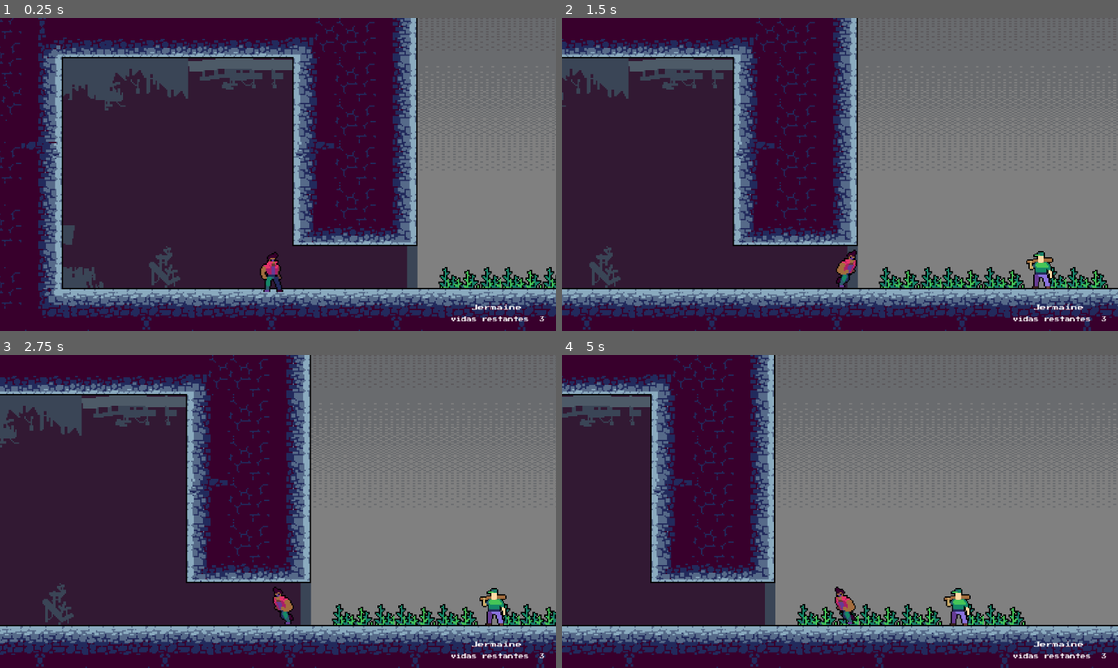
Above: before the commit, frames 1-4 (two rows, left to right).
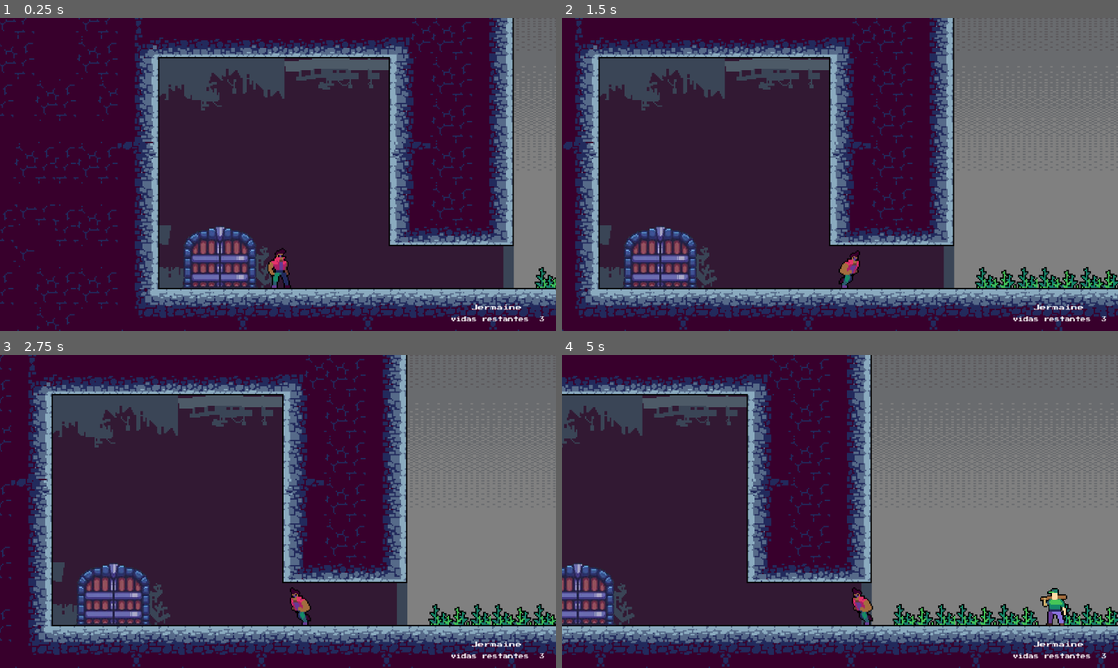
Above: after the commit, the same moments.

Repository: JajoScript/Jermaine
Game: Godot game, scene res://src/levels/Mundo 02/mundo_02.tscn
Two runs of this game, one before a commit and one after it. Both use one fixed random seed, a clock stepped at 60 frames per second and the inputs below. This scene is started directly instead of the project's main scene.
Inputs:
- Up to frame 1 (0.25 s): no input
- Up to frame 2 (1.5 s): tap Enter (ui_accept) at 0.5, 0.77 s; hold D (move_right) from 0.53 s (still down); tap E (interact) at 0.6, 1.35 s
- Up to frame 3 (2.75 s): tap Enter (ui_accept) at 1.52 s; release D (move_right) at 2.03 s; hold A (move_left) from 2.03 s (still down); tap E (interact) at 2.1 s
- Up to frame 4 (5 s): release A (move_left) at 2.78 s; hold D (move_right) 2.78-4.28 s; tap E (interact) at 2.85, 3.6, 4.35 s; tap Enter (ui_accept) at 3.02, 3.77, 4.52 s; hold A (move_left) from 4.28 s (still down)

The runs differ from the first frame. In frame 1, 55% of the frame differs, in the area x 0-100%, y 0-100%; in frame 2, 44%; in frame 3, 46%; in frame 4, 38%.

Commit message:
cambio de niveles

Diff:
--- a/project.godot
+++ b/project.godot
@@ -27,6 +27,15 @@
 window/size/window_width_override=1280
 window/size/window_height_override=720
 window/stretch/mode="viewport"
+
+[editor]
+
+version_control/plugin_name="GitPlugin"
+version_control/autoload_on_startup=true
+
+[editor_plugins]
+
+enabled=PackedStringArray()
 
 [input]
 
--- a/src/characters/jermaine/jermaine.gd
+++ b/src/characters/jermaine/jermaine.gd
@@ -9,7 +9,8 @@
 const gravity := 10
 
 @onready var all_interactions = [];
-@onready var interactLabel = $"Interaction Components/IntereactLabel"
+@onready var interactPanel = $"Interaction Components/IntereactPanel"
+@onready var interactLabel = $"Interaction Components/IntereactPanel/IntereactLabel"
 
 # Metodos.
 func get_axis() -> Vector2:
@@ -55,6 +56,7 @@
 func _process(_delta):
 	# Animaciones
 	$Sprite.play()
+	$"Interaction Components/KeySprite".play()
 
 	# Control del jugador.
 	motion_ctrl();
@@ -71,10 +73,14 @@
 	update_interaction()
 
 func update_interaction():
+	# Mostrar u ocultar el botón de interacción
 	if all_interactions:
-		interactLabel.text = all_interactions[0].interact_label
+		$"Interaction Components/KeySprite".visible = true;
 	else:
+		$"Interaction Components/KeySprite".visible = false;
+		interactPanel.visible = false;
 		interactLabel.text = ""
+
 
 func execute_interaction():
 	if all_interactions:
@@ -82,5 +88,6 @@
 
 		match cur_interaction.interact_type:
 			"print_text":
-				print(cur_interaction.interact_value)
+				$"Interaction Components/KeySprite".visible = false;
+				interactPanel.visible = true;
 				interactLabel.text = cur_interaction.interact_value
--- a/src/characters/jermaine/jermaine.tscn
+++ b/src/characters/jermaine/jermaine.tscn
@@ -9,163 +9,164 @@
 [ext_resource type="Texture2D" uid="uid://pgqx4qn50204" path="res://src/characters/jermaine/sprites/jump.png" id="4_s24bw"]
 [ext_resource type="Texture2D" uid="uid://dbj2vsgt7ot37" path="res://src/characters/jermaine/sprites/run.png" id="5_r4jgo"]
 [ext_resource type="FontFile" uid="uid://o5gd3od23k32" path="res://src/assets/fonts/PressStart2P-Regular.ttf" id="8_fa4lk"]
-
-[sub_resource type="AtlasTexture" id="AtlasTexture_hrdel"]
-atlas = ExtResource("2_lx5b5")
-region = Rect2(0, 0, 48, 48)
-
-[sub_resource type="AtlasTexture" id="AtlasTexture_hvs8j"]
-atlas = ExtResource("2_lx5b5")
-region = Rect2(48, 0, 48, 48)
-
-[sub_resource type="AtlasTexture" id="AtlasTexture_eep1n"]
-atlas = ExtResource("2_lx5b5")
-region = Rect2(96, 0, 48, 48)
-
-[sub_resource type="AtlasTexture" id="AtlasTexture_8qo3w"]
-atlas = ExtResource("2_lx5b5")
-region = Rect2(144, 0, 48, 48)
-
-[sub_resource type="AtlasTexture" id="AtlasTexture_6qk6i"]
-atlas = ExtResource("2_lx5b5")
-region = Rect2(192, 0, 48, 48)
-
-[sub_resource type="AtlasTexture" id="AtlasTexture_8d5g4"]
-atlas = ExtResource("2_lx5b5")
-region = Rect2(240, 0, 48, 48)
-
-[sub_resource type="AtlasTexture" id="AtlasTexture_juado"]
+[ext_resource type="Texture2D" uid="uid://b3j2j4u86k1gh" path="res://src/sprites/e_key/e_kay.png" id="10_iy54x"]
+
+[sub_resource type="AtlasTexture" id="AtlasTexture_sut6k"]
+atlas = ExtResource("2_lx5b5")
+region = Rect2(2, 5, 47, 43)
+
+[sub_resource type="AtlasTexture" id="AtlasTexture_i026q"]
+atlas = ExtResource("2_lx5b5")
+region = Rect2(49, 5, 47, 43)
+
+[sub_resource type="AtlasTexture" id="AtlasTexture_t5brg"]
+atlas = ExtResource("2_lx5b5")
+region = Rect2(96, 5, 47, 43)
+
+[sub_resource type="AtlasTexture" id="AtlasTexture_8paqm"]
+atlas = ExtResource("2_lx5b5")
+region = Rect2(143, 5, 47, 43)
+
+[sub_resource type="AtlasTexture" id="AtlasTexture_kaquh"]
+atlas = ExtResource("2_lx5b5")
+region = Rect2(190, 5, 47, 43)
+
+[sub_resource type="AtlasTexture" id="AtlasTexture_8o1o2"]
+atlas = ExtResource("2_lx5b5")
+region = Rect2(237, 5, 47, 43)
+
+[sub_resource type="AtlasTexture" id="AtlasTexture_edure"]
 atlas = ExtResource("3_nldbp")
-region = Rect2(0, 0, 48, 48)
-
-[sub_resource type="AtlasTexture" id="AtlasTexture_d58ye"]
+region = Rect2(3, 5, 46, 43)
+
+[sub_resource type="AtlasTexture" id="AtlasTexture_wu8rw"]
 atlas = ExtResource("3_nldbp")
-region = Rect2(48, 0, 48, 48)
-
-[sub_resource type="AtlasTexture" id="AtlasTexture_j71fu"]
-atlas = ExtResource("2_u0npj")
-region = Rect2(0, 0, 48, 48)
-
-[sub_resource type="AtlasTexture" id="AtlasTexture_wn5b1"]
-atlas = ExtResource("2_u0npj")
-region = Rect2(48, 0, 48, 48)
-
-[sub_resource type="AtlasTexture" id="AtlasTexture_am2jr"]
-atlas = ExtResource("2_u0npj")
-region = Rect2(96, 0, 48, 48)
-
-[sub_resource type="AtlasTexture" id="AtlasTexture_wqf0c"]
-atlas = ExtResource("2_u0npj")
-region = Rect2(144, 0, 48, 48)
-
-[sub_resource type="AtlasTexture" id="AtlasTexture_a2276"]
-atlas = ExtResource("2_u0npj")
-region = Rect2(192, 0, 48, 48)
-
-[sub_resource type="AtlasTexture" id="AtlasTexture_4nqol"]
-atlas = ExtResource("2_u0npj")
-region = Rect2(240, 0, 48, 48)
-
-[sub_resource type="AtlasTexture" id="AtlasTexture_gkilt"]
-atlas = ExtResource("4_322p1")
-region = Rect2(0, 0, 48, 48)
-
-[sub_resource type="AtlasTexture" id="AtlasTexture_lwstq"]
-atlas = ExtResource("4_322p1")
-region = Rect2(48, 0, 48, 48)
-
-[sub_resource type="AtlasTexture" id="AtlasTexture_xtcg8"]
-atlas = ExtResource("4_322p1")
-region = Rect2(96, 0, 48, 48)
-
-[sub_resource type="AtlasTexture" id="AtlasTexture_fcpgu"]
-atlas = ExtResource("4_322p1")
-region = Rect2(144, 0, 48, 48)
-
-[sub_resource type="AtlasTexture" id="AtlasTexture_guq5q"]
-atlas = ExtResource("4_322p1")
-region = Rect2(192, 0, 48, 48)
-
-[sub_resource type="AtlasTexture" id="AtlasTexture_7vlrg"]
-atlas = ExtResource("4_322p1")
-region = Rect2(240, 0, 48, 48)
-
-[sub_resource type="AtlasTexture" id="AtlasTexture_kkja2"]
+region = Rect2(49, 5, 46, 43)
+
+[sub_resource type="AtlasTexture" id="AtlasTexture_of0dr"]
+atlas = ExtResource("2_u0npj")
+region = Rect2(1, 5, 47, 43)
+
+[sub_resource type="AtlasTexture" id="AtlasTexture_q7srs"]
+atlas = ExtResource("2_u0npj")
+region = Rect2(48, 5, 47, 43)
+
+[sub_resource type="AtlasTexture" id="AtlasTexture_qdg6h"]
+atlas = ExtResource("2_u0npj")
+region = Rect2(95, 5, 47, 43)
+
+[sub_resource type="AtlasTexture" id="AtlasTexture_bgqup"]
+atlas = ExtResource("2_u0npj")
+region = Rect2(142, 5, 47, 43)
+
+[sub_resource type="AtlasTexture" id="AtlasTexture_pdhxu"]
+atlas = ExtResource("2_u0npj")
+region = Rect2(189, 5, 47, 43)
+
+[sub_resource type="AtlasTexture" id="AtlasTexture_ym7um"]
+atlas = ExtResource("2_u0npj")
+region = Rect2(236, 5, 47, 43)
+
+[sub_resource type="AtlasTexture" id="AtlasTexture_4j6qy"]
+atlas = ExtResource("4_322p1")
+region = Rect2(3, 5, 47, 43)
+
+[sub_resource type="AtlasTexture" id="AtlasTexture_65wn7"]
+atlas = ExtResource("4_322p1")
+region = Rect2(50, 5, 47, 43)
+
+[sub_resource type="AtlasTexture" id="AtlasTexture_0yxbg"]
+atlas = ExtResource("4_322p1")
+region = Rect2(97, 5, 47, 43)
+
+[sub_resource type="AtlasTexture" id="AtlasTexture_6e8i8"]
+atlas = ExtResource("4_322p1")
+region = Rect2(144, 5, 47, 43)
+
+[sub_resource type="AtlasTexture" id="AtlasTexture_cyo6f"]
+atlas = ExtResource("4_322p1")
+region = Rect2(238, 5, 47, 43)
+
+[sub_resource type="AtlasTexture" id="AtlasTexture_8bl8e"]
+atlas = ExtResource("4_322p1")
+region = Rect2(191, 5, 47, 43)
+
+[sub_resource type="AtlasTexture" id="AtlasTexture_t0ig5"]
 atlas = ExtResource("3_tky63")
-region = Rect2(0, 7, 47, 41)
-
-[sub_resource type="AtlasTexture" id="AtlasTexture_ep1t3"]
+region = Rect2(3, 5, 47, 43)
+
+[sub_resource type="AtlasTexture" id="AtlasTexture_8jxif"]
 atlas = ExtResource("3_tky63")
-region = Rect2(48, 7, 47, 41)
-
-[sub_resource type="AtlasTexture" id="AtlasTexture_yh8nw"]
+region = Rect2(50, 5, 47, 43)
+
+[sub_resource type="AtlasTexture" id="AtlasTexture_bvgkv"]
 atlas = ExtResource("3_tky63")
-region = Rect2(96, 7, 47, 41)
-
-[sub_resource type="AtlasTexture" id="AtlasTexture_2t5th"]
+region = Rect2(97, 5, 47, 43)
+
+[sub_resource type="AtlasTexture" id="AtlasTexture_0mmat"]
 atlas = ExtResource("3_tky63")
-region = Rect2(144, 7, 47, 41)
-
-[sub_resource type="AtlasTexture" id="AtlasTexture_1pt0r"]
+region = Rect2(144, 5, 47, 43)
+
+[sub_resource type="AtlasTexture" id="AtlasTexture_gmjbw"]
 atlas = ExtResource("4_s24bw")
-region = Rect2(0, 0, 48, 48)
-
-[sub_resource type="AtlasTexture" id="AtlasTexture_dhhow"]
+region = Rect2(3, 5, 47, 43)
+
+[sub_resource type="AtlasTexture" id="AtlasTexture_7q0cb"]
 atlas = ExtResource("4_s24bw")
-region = Rect2(144, 0, 48, 48)
-
-[sub_resource type="AtlasTexture" id="AtlasTexture_rr4lp"]
+region = Rect2(50, 5, 47, 43)
+
+[sub_resource type="AtlasTexture" id="AtlasTexture_731u4"]
 atlas = ExtResource("4_s24bw")
-region = Rect2(48, 0, 48, 48)
-
-[sub_resource type="AtlasTexture" id="AtlasTexture_lgrql"]
+region = Rect2(97, 5, 47, 43)
+
+[sub_resource type="AtlasTexture" id="AtlasTexture_r5ca1"]
 atlas = ExtResource("4_s24bw")
-region = Rect2(96, 0, 48, 48)
-
-[sub_resource type="AtlasTexture" id="AtlasTexture_nqa0x"]
-atlas = ExtResource("5_r4jgo")
-region = Rect2(3, 15, 35, 33)
-
-[sub_resource type="AtlasTexture" id="AtlasTexture_sji4h"]
-atlas = ExtResource("5_r4jgo")
-region = Rect2(50, 15, 35, 33)
-
-[sub_resource type="AtlasTexture" id="AtlasTexture_k8t76"]
-atlas = ExtResource("5_r4jgo")
-region = Rect2(97, 15, 35, 33)
-
-[sub_resource type="AtlasTexture" id="AtlasTexture_rewk3"]
-atlas = ExtResource("5_r4jgo")
-region = Rect2(144, 15, 35, 33)
-
-[sub_resource type="AtlasTexture" id="AtlasTexture_n4cg4"]
-atlas = ExtResource("5_r4jgo")
-region = Rect2(191, 15, 35, 33)
-
-[sub_resource type="AtlasTexture" id="AtlasTexture_e0dk0"]
-atlas = ExtResource("5_r4jgo")
-region = Rect2(238, 15, 35, 33)
+region = Rect2(144, 5, 47, 43)
+
+[sub_resource type="AtlasTexture" id="AtlasTexture_1esf8"]
+atlas = ExtResource("5_r4jgo")
+region = Rect2(3, 5, 47, 43)
+
+[sub_resource type="AtlasTexture" id="AtlasTexture_bocfj"]
+atlas = ExtResource("5_r4jgo")
+region = Rect2(50, 5, 47, 43)
+
+[sub_resource type="AtlasTexture" id="AtlasTexture_v3wy3"]
+atlas = ExtResource("5_r4jgo")
+region = Rect2(97, 5, 47, 43)
+
+[sub_resource type="AtlasTexture" id="AtlasTexture_q73kt"]
+atlas = ExtResource("5_r4jgo")
+region = Rect2(144, 5, 47, 43)
+
+[sub_resource type="AtlasTexture" id="AtlasTexture_x30wd"]
+atlas = ExtResource("5_r4jgo")
+region = Rect2(191, 5, 47, 43)
+
+[sub_resource type="AtlasTexture" id="AtlasTexture_honuw"]
+atlas = ExtResource("5_r4jgo")
+region = Rect2(238, 5, 47, 43)
 
 [sub_resource type="SpriteFrames" id="SpriteFrames_a5a7n"]
 animations = [{
 "frames": [{
 "duration": 1.0,
-"texture": SubResource("AtlasTexture_hrdel")
-}, {
-"duration": 1.0,
-"texture": SubResource("AtlasTexture_hvs8j")
-}, {
-"duration": 1.0,
-"texture": SubResource("AtlasTexture_eep1n")
-}, {
-"duration": 1.0,
-"texture": SubResource("AtlasTexture_8qo3w")
-}, {
-"duration": 1.0,
-"texture": SubResource("AtlasTexture_6qk6i")
-}, {
-"duration": 1.0,
-"texture": SubResource("AtlasTexture_8d5g4")
+"texture": SubResource("AtlasTexture_sut6k")
+}, {
+"duration": 1.0,
+"texture": SubResource("AtlasTexture_i026q")
+}, {
+"duration": 1.0,
+"texture": SubResource("AtlasTexture_t5brg")
+}, {
+"duration": 1.0,
+"texture": SubResource("AtlasTexture_8paqm")
+}, {
+"duration": 1.0,
+"texture": SubResource("AtlasTexture_kaquh")
+}, {
+"duration": 1.0,
+"texture": SubResource("AtlasTexture_8o1o2")
 }],
 "loop": true,
 "name": &"Attack",
@@ -173,10 +174,10 @@
 }, {
 "frames": [{
 "duration": 1.0,
-"texture": SubResource("AtlasTexture_juado")
-}, {
-"duration": 1.0,
-"texture": SubResource("AtlasTexture_d58ye")
+"texture": SubResource("AtlasTexture_edure")
+}, {
+"duration": 1.0,
+"texture": SubResource("AtlasTexture_wu8rw")
 }],
 "loop": true,
 "name": &"Damage",
@@ -184,22 +185,22 @@
 }, {
 "frames": [{
 "duration": 1.0,
-"texture": SubResource("AtlasTexture_j71fu")
-}, {
-"duration": 1.0,
-"texture": SubResource("AtlasTexture_wn5b1")
-}, {
-"duration": 1.0,
-"texture": SubResource("AtlasTexture_am2jr")
-}, {
-"duration": 1.0,
-"texture": SubResource("AtlasTexture_wqf0c")
-}, {
-"duration": 1.0,
-"texture": SubResource("AtlasTexture_a2276")
-}, {
-"duration": 1.0,
-"texture": SubResource("AtlasTexture_4nqol")
+"texture": SubResource("AtlasTexture_of0dr")
+}, {
+"duration": 1.0,
+"texture": SubResource("AtlasTexture_q7srs")
+}, {
+"duration": 1.0,
+"texture": SubResource("AtlasTexture_qdg6h")
+}, {
+"duration": 1.0,
+"texture": SubResource("AtlasTexture_bgqup")
+}, {
+"duration": 1.0,
+"texture": SubResource("AtlasTexture_pdhxu")
+}, {
+"duration": 1.0,
+"texture": SubResource("AtlasTexture_ym7um")
 }],
 "loop": true,
 "name": &"Death",
@@ -207,22 +208,22 @@
 }, {
 "frames": [{
 "duration": 1.0,
-"texture": SubResource("AtlasTexture_gkilt")
-}, {
-"duration": 1.0,
-"texture": SubResource("AtlasTexture_lwstq")
-}, {
-"duration": 1.0,
-"texture": SubResource("AtlasTexture_xtcg8")
-}, {
-"duration": 1.0,
-"texture": SubResource("AtlasTexture_fcpgu")
-}, {
-"duration": 1.0,
-"texture": SubResource("AtlasTexture_guq5q")
-}, {
-"duration": 1.0,
-"texture": SubResource("AtlasTexture_7vlrg")
+"texture": SubResource("AtlasTexture_4j6qy")
+}, {
+"duration": 1.0,
+"texture": SubResource("AtlasTexture_65wn7")
+}, {
+"duration": 1.0,
+"texture": SubResource("AtlasTexture_0yxbg")
+}, {
+"duration": 1.0,
+"texture": SubResource("AtlasTexture_6e8i8")
+}, {
+"duration": 1.0,
+"texture": SubResource("AtlasTexture_cyo6f")
+}, {
+"duration": 1.0,
+"texture": SubResource("AtlasTexture_8bl8e")
 }],
 "loop": true,
 "name": &"Double jump",
@@ -230,16 +231,16 @@
 }, {
 "frames": [{
 "duration": 1.0,
-"texture": SubResource("AtlasTexture_kkja2")
-}, {
-"duration": 1.0,
-"texture": SubResource("AtlasTexture_ep1t3")
-}, {
-"duration": 1.0,
-"texture": SubResource("AtlasTexture_yh8nw")
-}, {
-"duration": 1.0,
-"texture": SubResource("AtlasTexture_2t5th")
+"texture": SubResource("AtlasTexture_t0ig5")
+}, {
+"duration": 1.0,
+"texture": SubResource("AtlasTexture_8jxif")
+}, {
+"duration": 1.0,
+"texture": SubResource("AtlasTexture_bvgkv")
+}, {
+"duration": 1.0,
+"texture": SubResource("AtlasTexture_0mmat")
 }],
 "loop": true,
 "name": &"Idle",
@@ -247,16 +248,16 @@
 }, {
 "frames": [{
 "duration": 1.0,
-"texture": SubResource("AtlasTexture_1pt0r")
-}, {
-"duration": 1.0,
-"texture": SubResource("AtlasTexture_dhhow")
-}, {
-"duration": 1.0,
-"texture": SubResource("AtlasTexture_rr4lp")
-}, {
-"duration": 1.0,
-"texture": SubResource("AtlasTexture_lgrql")
+"texture": SubResource("AtlasTexture_gmjbw")
+}, {
+"duration": 1.0,
+"texture": SubResource("AtlasTexture_7q0cb")
+}, {
+"duration": 1.0,
+"texture": SubResource("AtlasTexture_731u4")
+}, {
+"duration": 1.0,
+"texture": SubResource("AtlasTexture_r5ca1")
 }],
 "loop": true,
 "name": &"Jump",
@@ -264,22 +265,22 @@
 }, {
 "frames": [{
 "duration": 1.0,
-"texture": SubResource("AtlasTexture_nqa0x")
-}, {
-"duration": 1.0,
-"texture": SubResource("AtlasTexture_sji4h")
-}, {
-"duration": 1.0,
-"texture": SubResource("AtlasTexture_k8t76")
-}, {
-"duration": 1.0,
-"texture": SubResource("AtlasTexture_rewk3")
-}, {
-"duration": 1.0,
-"texture": SubResource("AtlasTexture_n4cg4")
-}, {
-"duration": 1.0,
-"texture": SubResource("AtlasTexture_e0dk0")
+"texture": SubResource("AtlasTexture_1esf8")
+}, {
+"duration": 1.0,
+"texture": SubResource("AtlasTexture_bocfj")
+}, {
+"duration": 1.0,
+"texture": SubResource("AtlasTexture_v3wy3")
+}, {
+"duration": 1.0,
+"texture": SubResource("AtlasTexture_q73kt")
+}, {
+"duration": 1.0,
+"texture": SubResource("AtlasTexture_x30wd")
+}, {
+"duration": 1.0,
+"texture": SubResource("AtlasTexture_honuw")
 }],
 "loop": true,
 "name": &"Run",
@@ -291,6 +292,39 @@
 
 [sub_resource type="CircleShape2D" id="CircleShape2D_0i17h"]
 radius = 22.2036
+
+[sub_resource type="AtlasTexture" id="AtlasTexture_5agds"]
+atlas = ExtResource("10_iy54x")
+region = Rect2(0, 0, 20, 20)
+
+[sub_resource type="AtlasTexture" id="AtlasTexture_mdtgw"]
+atlas = ExtResource("10_iy54x")
+region = Rect2(60, 0, 20, 20)
+
+[sub_resource type="SpriteFrames" id="SpriteFrames_t88s4"]
+animations = [{
+"frames": [{
+"duration": 1.0,
+"texture": SubResource("AtlasTexture_5agds")
+}, {
+"duration": 1.0,
+"texture": SubResource("AtlasTexture_mdtgw")
+}],
+"loop": true,
+"name": &"show_key",
+"speed": 5.0
+}]
+
+[sub_resource type="StyleBoxFlat" id="StyleBoxFlat_vfxx7"]
+bg_color = Color(0.137255, 0.137255, 0.137255, 1)
+corner_radius_top_left = 5
+corner_radius_top_right = 5
+corner_radius_bottom_right = 5
+corner_radius_bottom_left = 5
+expand_margin_left = 2.0
+expand_margin_top = 2.0
+expand_margin_right = 2.0
+expand_margin_bottom = 2.0
 
 [sub_resource type="LabelSettings" id="LabelSettings_ux5yx"]
 font = ExtResource("8_fa4lk")
@@ -300,12 +334,13 @@
 script = ExtResource("1_nkqge")
 
 [node name="Sprite" type="AnimatedSprite2D" parent="."]
+position = Vector2(-10, -23)
 sprite_frames = SubResource("SpriteFrames_a5a7n")
-animation = &"Run"
-frame_progress = 0.0939438
-offset = Vector2(5, 0)
+animation = &"Idle"
+centered = false
 
 [node name="CollisionShape2D" type="CollisionShape2D" parent="."]
+position = Vector2(0, 3)
 shape = SubResource("RectangleShape2D_fp6jq")
 
 [node name="Interaction Components" type="Node2D" parent="."]
@@ -313,19 +348,30 @@
 
 [node name="InteractArea" type="Area2D" parent="Interaction Components"]
 collision_layer = 0
-collision_mask = 14
+collision_mask = 2
 monitorable = false
 
 [node name="InteractCollision" type="CollisionShape2D" parent="Interaction Components/InteractArea"]
 visible = false
 shape = SubResource("CircleShape2D_0i17h")
 
-[node name="IntereactLabel" type="Label" parent="Interaction Components"]
-offset_left = -12.0
-offset_top = -31.0
-offset_right = 70.0
-offset_bottom = 25.0
-scale = Vector2(0.3, 0.3)
+[node name="KeySprite" type="AnimatedSprite2D" parent="Interaction Components"]
+visible = false
+position = Vector2(0, -23)
+sprite_frames = SubResource("SpriteFrames_t88s4")
+animation = &"show_key"
+
+[node name="IntereactPanel" type="PanelContainer" parent="Interaction Components"]
+visible = false
+offset_left = -6.0
+offset_top = -26.0
+offset_right = 58.0
+offset_bottom = 10.0
+scale = Vector2(0.2, 0.2)
+theme_override_styles/panel = SubResource("StyleBoxFlat_vfxx7")
+
+[node name="IntereactLabel" type="Label" parent="Interaction Components/IntereactPanel"]
+layout_mode = 2
 size_flags_horizontal = 4
 theme_override_fonts/font = ExtResource("8_fa4lk")
 label_settings = SubResource("LabelSettings_ux5yx")
--- a/src/levels/Mundo 01/Mundo_01.tscn
+++ b/src/levels/Mundo 01/Mundo_01.tscn
@@ -14,6 +14,7 @@
 [ext_resource type="Texture2D" uid="uid://cw18uvdr4vm4w" path="res://Rocky Roads/Objects/treasure_chest.png" id="10_w8r8h"]
 [ext_resource type="PackedScene" uid="uid://ch57627pm4leb" path="res://src/characters/jermaine/jermaine.tscn" id="15_bpu3u"]
 [ext_resource type="PackedScene" uid="uid://dutws786472pw" path="res://src/Enemies/espinas.tscn" id="15_ghek5"]
+[ext_resource type="PackedScene" uid="uid://cc0okok6skkn" path="res://src/sprites/door/door.tscn" id="16_r6dh7"]
 [ext_resource type="PackedScene" uid="uid://bsm4ap6w33rir" path="res://src/Enemies/murcielago.tscn" id="17_2otmd"]
 
 [sub_resource type="TileSetAtlasSource" id="TileSetAtlasSource_ij43r"]
@@ -451,9 +452,15 @@
 position = Vector2(2265, -452)
 
 [node name="Jermaine" parent="." instance=ExtResource("15_bpu3u")]
-position = Vector2(87, 161)
+position = Vector2(64, 160)
 scale = Vector2(0.8, 0.8)
 
 [node name="Camera2D" type="Camera2D" parent="Jermaine"]
 position = Vector2(7, -66)
 zoom = Vector2(3, 3)
+
+[node name="Door" parent="." instance=ExtResource("16_r6dh7")]
+position = Vector2(2656, 352)
+scale = Vector2(0.5, 0.5)
+id_level = "Mundo_01"
+location = "Final"
--- a/src/levels/Mundo 02/mundo_02.tscn
+++ b/src/levels/Mundo 02/mundo_02.tscn
@@ -7,6 +7,7 @@
 [ext_resource type="PackedScene" uid="uid://oy8mhutq330i" path="res://src/sprites/Kapedrin/kapedrin.tscn" id="4_fkjut"]
 [ext_resource type="Texture2D" uid="uid://bitv0okpid4v7" path="res://src/backgrounds/level_02/1.png" id="4_vk3yg"]
 [ext_resource type="PackedScene" uid="uid://civdfjvser5ok" path="res://src/gui/gui/gui.tscn" id="7_p6nim"]
+[ext_resource type="PackedScene" uid="uid://cc0okok6skkn" path="res://src/sprites/door/door.tscn" id="8_j75t8"]
 
 [sub_resource type="TileSetAtlasSource" id="TileSetAtlasSource_y1vx5"]
 texture = ExtResource("3_fj2ad")
@@ -1001,8 +1002,15 @@
 layer_1/z_index = 0
 layer_1/tile_data = PackedInt32Array(983039, 851968, 17, 851967, 851968, 15, 327679, 65536, 13, 262150, 983040, 10, 262 …(524 unchanged characters)…
 
+[node name="Door" parent="." instance=ExtResource("8_j75t8")]
+position = Vector2(99, 190)
+scale = Vector2(0.4, 0.4)
+is_open = false
+id_level = "Mundo_02"
+location = "Comienzo"
+
 [node name="Jermaine" parent="." instance=ExtResource("2_r6m5f")]
-position = Vector2(250, 226)
+position = Vector2(176, 222)
 scale = Vector2(0.9, 0.9)
 
 [node name="Kapedrin" parent="." instance=ExtResource("4_fkjut")]
--- a/src/levels/test.tscn
+++ b/src/levels/test.tscn
@@ -62,7 +62,8 @@
 
 [node name="Carrito" parent="." instance=ExtResource("5_2iys4")]
 z_index = 1
-position = Vector2(75, 250)
+position = Vector2(80, 261)
+scale = Vector2(4.7, 4.7)
 
 [node name="InteractArea" parent="." instance=ExtResource("6_cclae")]
 position = Vector2(110, 285)
@@ -72,7 +73,7 @@
 interact_value = "El carrito ya no tiene chucrut"
 
 [node name="Gonzalin" parent="." instance=ExtResource("7_53t5q")]
-position = Vector2(98, 281)
+position = Vector2(96, 281)
 scale = Vector2(1.16, 1.16)
 
 [node name="Camera2D" type="Camera2D" parent="."]
--- /dev/null
+++ b/src/plugins/godot-git-plugin/plugin.cfg
@@ -0,0 +1,7 @@
+[plugin]
+
+name="Godot Git Plugin"
+description="This plugin lets you interact with Git without leaving the Godot editor. More information can be found at https://github.com/godotengine/godot-git-plugin/wiki"
+author="twaritwaikar"
+version="v3.0.0"
+script="godot-git-plugin.gd"
--- /dev/null
+++ b/src/sprites/door/door.gd
@@ -0,0 +1,45 @@
+extends Node2D
+
+@export var is_open = true;
+@export var id_level = "";
+@export var location = ""; # Comienzo, Final.
+
+# General del nodo.
+func _ready():
+	changeSprites()
+
+func _process(_delta):
+	pass
+
+
+# Control de sprites de la puerta.
+func changeSprites():
+	if (is_open):
+		$Sprite.play("Door open")
+	else:
+		$Sprite.play("Door close")
+
+func change_level():
+	print(id_level)
+	if (id_level == "Mundo_01"):
+		if (location == "Comienzo"):
+			print("Debo cambiar la Mundo_01")
+
+		else:
+			print("Debo cambiar la Mundo_02")
+			get_tree().change_scene_to_file("res://src/levels/Mundo 02/mundo_02.tscn")
+
+	elif (id_level == "Mundo_02"):
+		if (location == "Comienzo"):
+			print("Debo cambiar la Mundo_01")
+		else:
+			print("Debo cambiar la Mundo_03")
+
+	else:
+		print("Aweonao te equivocaste de id")
+
+
+func _on_area_2d_body_entered(_body):
+	#if (is_open && location == "Final"):
+	if (is_open && location == "Final"):
+		change_level()
--- /dev/null
+++ b/src/sprites/door/door.tscn
@@ -0,0 +1,51 @@
+[gd_scene load_steps=7 format=3 uid="uid://cc0okok6skkn"]
+
+[ext_resource type="Script" path="res://src/sprites/door/door.gd" id="1_ec6pf"]
+[ext_resource type="Texture2D" uid="uid://b7cs8gpr08i70" path="res://src/sprites/door/door.png" id="1_l2shj"]
+
+[sub_resource type="AtlasTexture" id="AtlasTexture_d8oue"]
+atlas = ExtResource("1_l2shj")
+region = Rect2(0, 0, 179, 133)
+
+[sub_resource type="AtlasTexture" id="AtlasTexture_8drqi"]
+atlas = ExtResource("1_l2shj")
+region = Rect2(179, 0, 179, 133)
+
+[sub_resource type="SpriteFrames" id="SpriteFrames_rj1pl"]
+animations = [{
+"frames": [{
+"duration": 1.0,
+"texture": SubResource("AtlasTexture_d8oue")
+}],
+"loop": true,
+"name": &"Door close",
+"speed": 5.0
+}, {
+"frames": [{
+"duration": 1.0,
+"texture": SubResource("AtlasTexture_8drqi")
+}],
+"loop": true,
+"name": &"Door open",
+"speed": 5.0
+}]
+
+[sub_resource type="RectangleShape2D" id="RectangleShape2D_7pnvp"]
+size = Vector2(141, 114)
+
+[node name="Door" type="Node2D"]
+script = ExtResource("1_ec6pf")
+
+[node name="Sprite" type="AnimatedSprite2D" parent="."]
+sprite_frames = SubResource("SpriteFrames_rj1pl")
+animation = &"Door close"
+centered = false
+
+[node name="Area2D" type="Area2D" parent="."]
+
+[node name="CollisionShape2D" type="CollisionShape2D" parent="Area2D"]
+position = Vector2(80.5, 68)
+shape = SubResource("RectangleShape2D_7pnvp")
+
+[connection signal="area_entered" from="Area2D" to="." method="_on_area_2d_area_entered"]
+[connection signal="body_entered" from="Area2D" to="." method="_on_area_2d_body_entered"]
Not shown, added: addons/godot-git-plugin/plugin.cfg
Not shown: 1 places in src/characters/jermaine/jermaine.tscn that only renumber resources
Not shown: 1 places in src/levels/Mundo 01/Mundo_01.tscn that only renumber resources
Not shown: 1 places in src/levels/Mundo 02/mundo_02.tscn that only renumber resources
Binary file changed: src/sprites/carrito_completos/carrito.png
Binary file added: src/sprites/door/door.png
Not shown, added: src/sprites/door/door.png.import
Binary file added: src/sprites/e_key/e_kay.ase
Binary file added: src/sprites/e_key/e_kay.png
Not shown, added: src/sprites/e_key/e_kay.png.import
Not shown, added: addons/godot-git-plugin/LICENSE
Not shown, added: addons/godot-git-plugin/THIRDPARTY.md
(and 14 more such lines)
